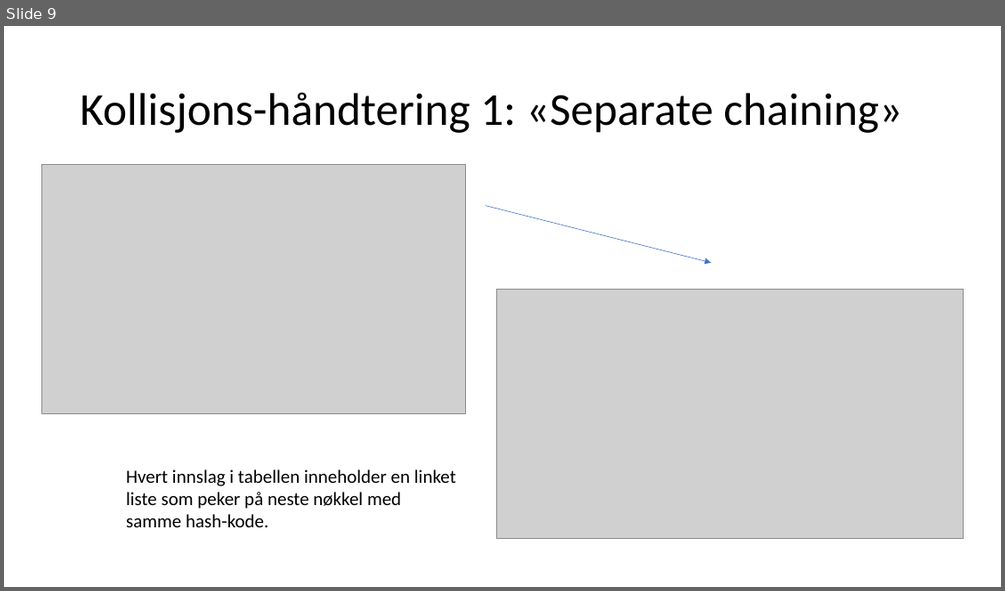
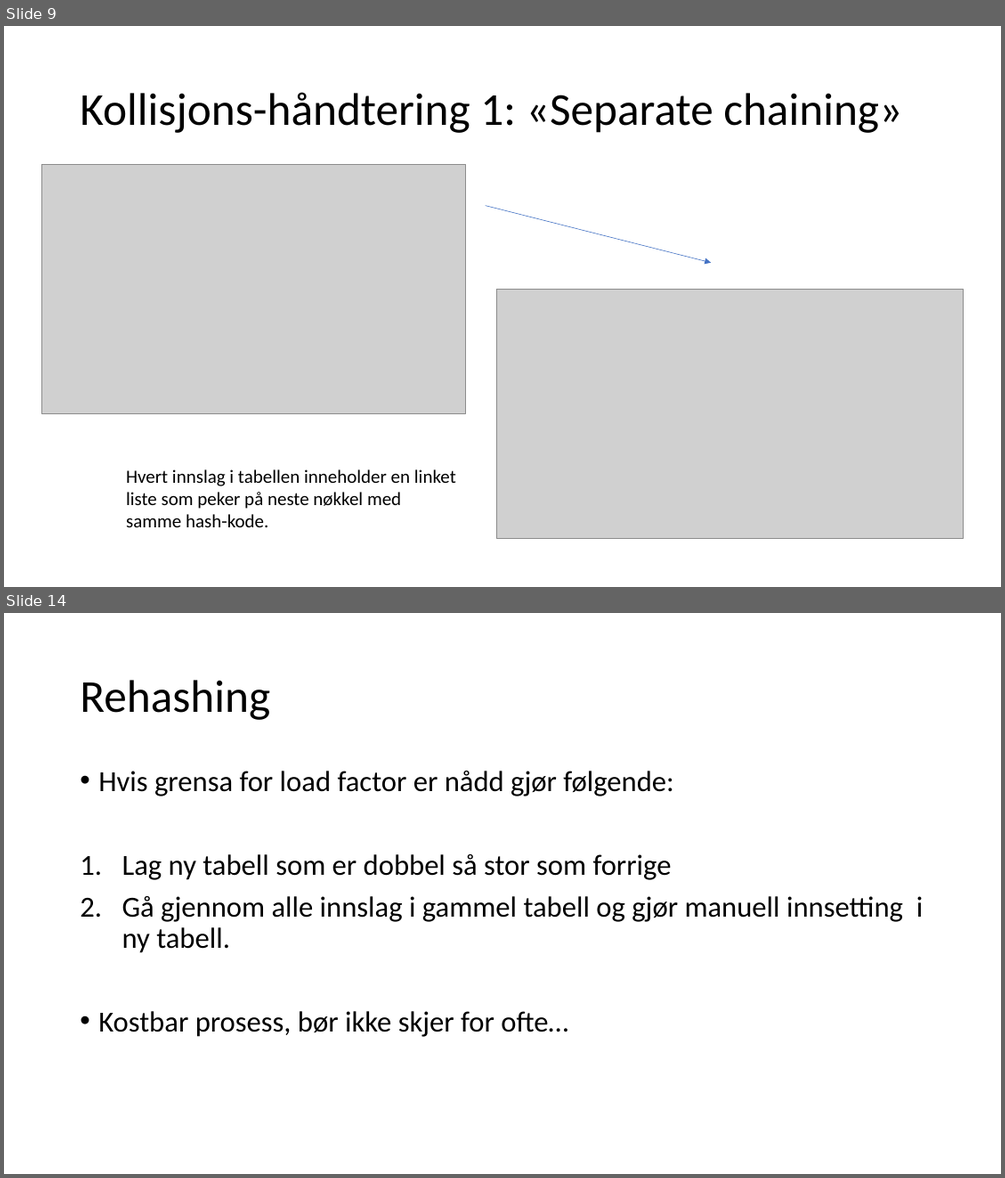
Before and after one commit to helgeingvart/DTE-2511, a slide deck: resources/classroom/Hashing.pptx. Shown one above the other, each under a label of ours: slide 9 before the commit, slides 9 and 14 after it; the slides between them are not shown. The pictures are 1005x591 and 1005x1178 pixels, drawn with LibreOffice and Linux fonts; fonts in the diff are those of the drawing; grey boxes stand for pictures. Boxes give left, top, right and bottom in pixels: in the first picture for what was removed or moved away, otherwise in the second. Text is boxed around its words. In the diff, an @@ line names an element or a change of style, - is before the commit and + after.

```diff
--- a/resources/classroom/Hashing.pptx
+++ b/resources/classroom/Hashing.pptx
@@ slide 14 added at (x1=4, y1=613, x2=1001, y2=1174), background #FFFFFF @@
@@ title added at (x1=80, y1=680, x2=270, y2=720), 44 pt, text #000000 @@
+Rehashing
@@ text added at (x1=98, y1=771, x2=922, y2=1037), 28 pt, text #000000 @@
+• Hvis grensa for load factor er nådd gjør følgende:
+1. Lag ny tabell som er dobbel så stor som forrige
+2. Gå gjennom alle innslag i gammel tabell og gjør manuell innsetting i ny tabell.
+• Kostbar prosess, bør ikke skjer for ofte…
```
Also in this commit, not shown: 2 slides changed, 2 other slides added, 6 other files.
